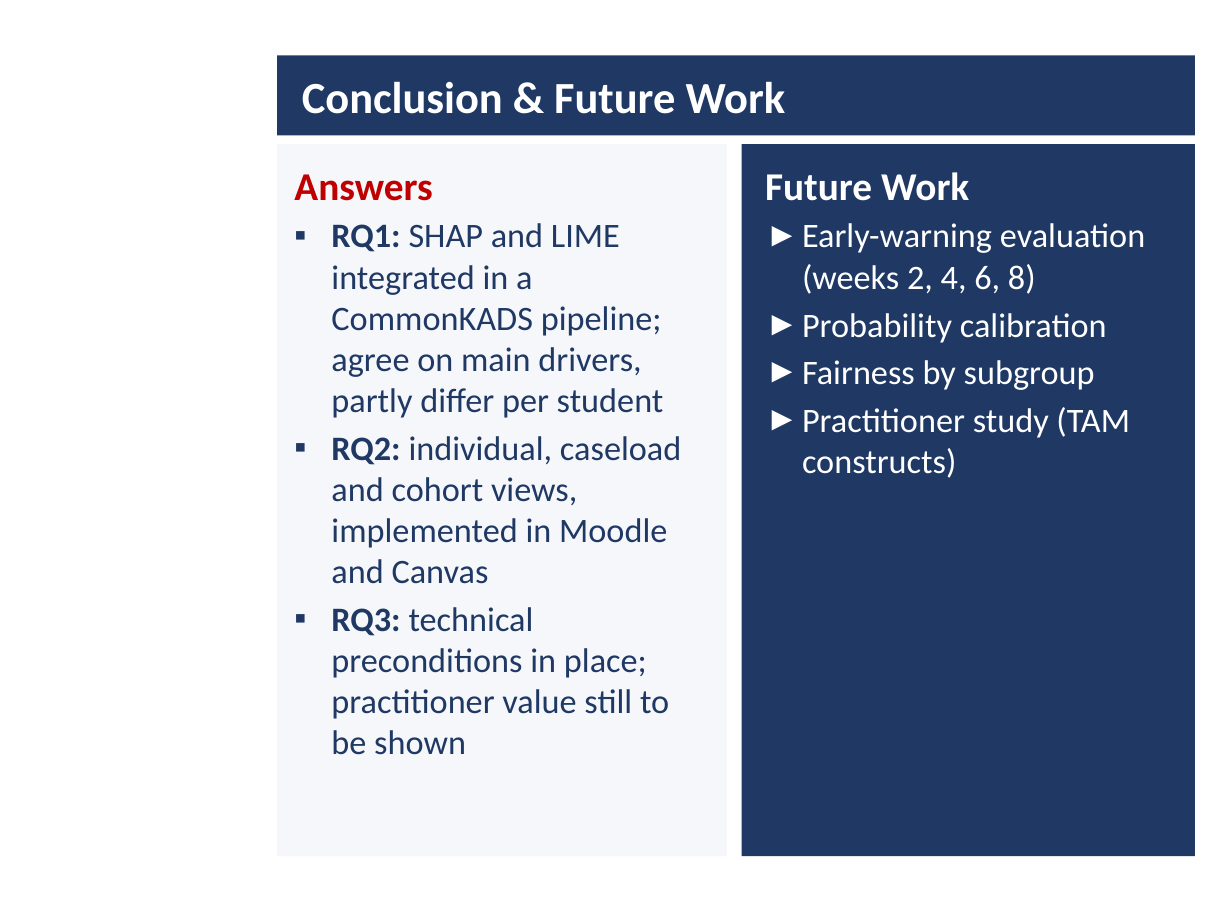
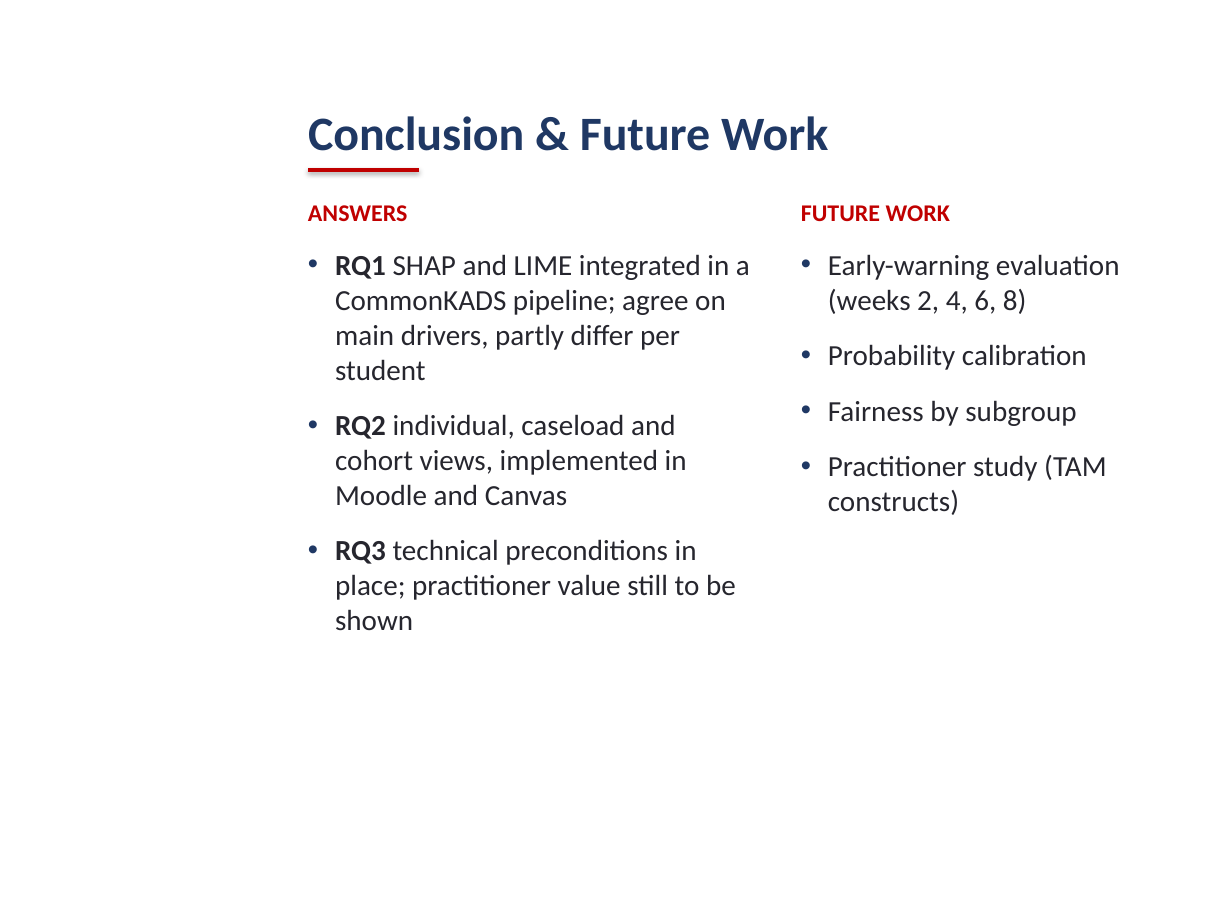
Before and after one commit to daniel-larry/python-run-result, a slide deck: slide 12 of Internal_Defense_Presentation.pptx. Drawn at 1232x924 pixels with LibreOffice and Linux fonts; fonts in the diff are those of the drawing; background and template pictures are left out. Boxes give left, top, right and bottom in pixels: in the first picture for what was removed or moved away, otherwise in the second. Text is boxed around its words. In the diff, an @@ line names an element or a change of style, - is before the commit and + after.

Commit message:
Defense deck: open layout without boxes, Calibri, Moodle screenshot

```diff
--- a/Internal_Defense_Presentation.pptx
+++ b/Internal_Defense_Presentation.pptx
@@ rectangle removed at bbox=[277, 55, 1195, 136] @@
@@ title "Conclusion & Future Work": place and size @@
-title "Conclusion & Future Work" at bbox=[302, 81, 786, 114]
+title "Conclusion & Future Work" at bbox=[308, 116, 828, 151]
@@ title "Conclusion & Future Work" at bbox=[308, 116, 828, 151]: size 26 to 28 pt, text colour #FFFFFF to #1F3864; vertical alignment middle to bottom @@
@@ rectangle removed at bbox=[277, 144, 727, 856] @@
@@ rectangle removed at bbox=[742, 144, 1195, 856] @@
@@ line added from (308, 170) to (419, 170), #C00000 2.25 pt @@
@@ text at bbox=[308, 205, 750, 631]: text changed; size 20 to 17 pt; text colour #1F3864 to #26262E @@
-Answers
-▪ RQ1: SHAP and LIME integrated in a CommonKADS pipeline; agree on main drivers, partly differ per student
-▪ RQ2: individual, caseload and cohort views, implemented in Moodle and Canvas
-▪ RQ3: technical preconditions in place; practitioner value still to be shown
+ANSWERS
+• RQ1 SHAP and LIME integrated in a CommonKADS pipeline; agree on main drivers, partly differ per student
+• RQ2 individual, caseload and cohort views, implemented in Moodle and Canvas
+• RQ3 technical preconditions in place; practitioner value still to be shown
@@ text at bbox=[801, 205, 950, 221]: text changed; size 23 to 14 pt; text colour #FFFFFF to #C00000 @@
-Future Work
+FUTURE WORK
@@ text "FUTURE WORK": place and size @@
-text "FUTURE WORK" at bbox=[765, 172, 1145, 478]
+text "FUTURE WORK" at bbox=[801, 205, 1120, 515]
@@ text at bbox=[828, 254, 1120, 515]: size 20 to 17 pt, text colour #FFFFFF to #26262E; bullet ► to •; more space between paragraphs; bullet colour #FFFFFF to #1F3864 @@
```
Also in this commit, not shown: 11 other slides changed.
